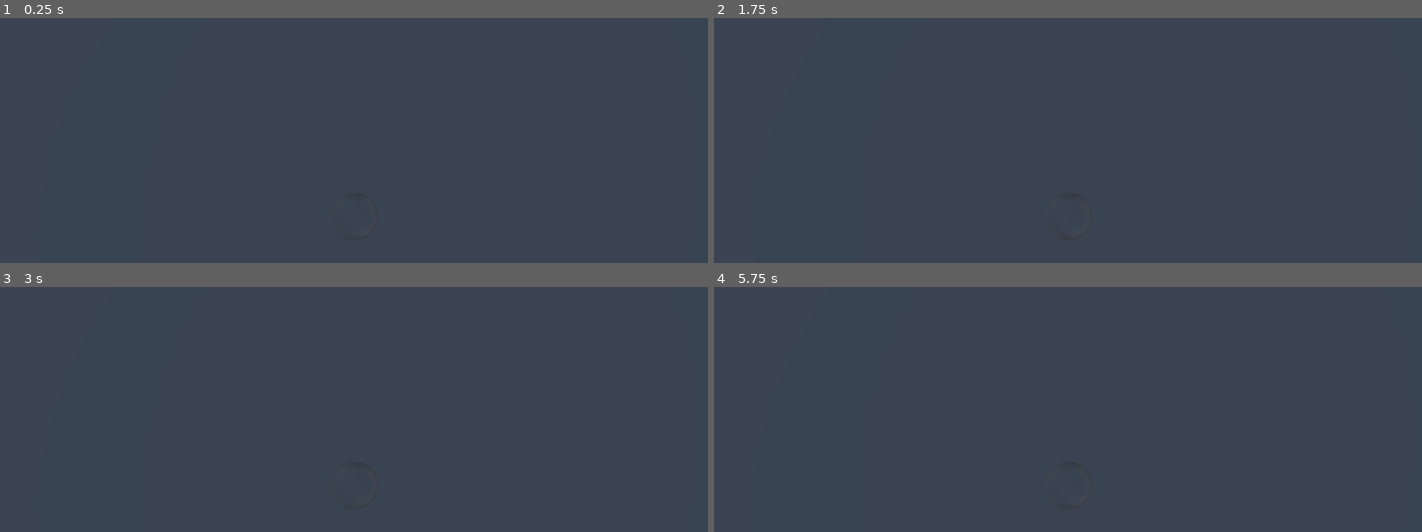
Above: before the commit, frames 1-4 (two rows, left to right).
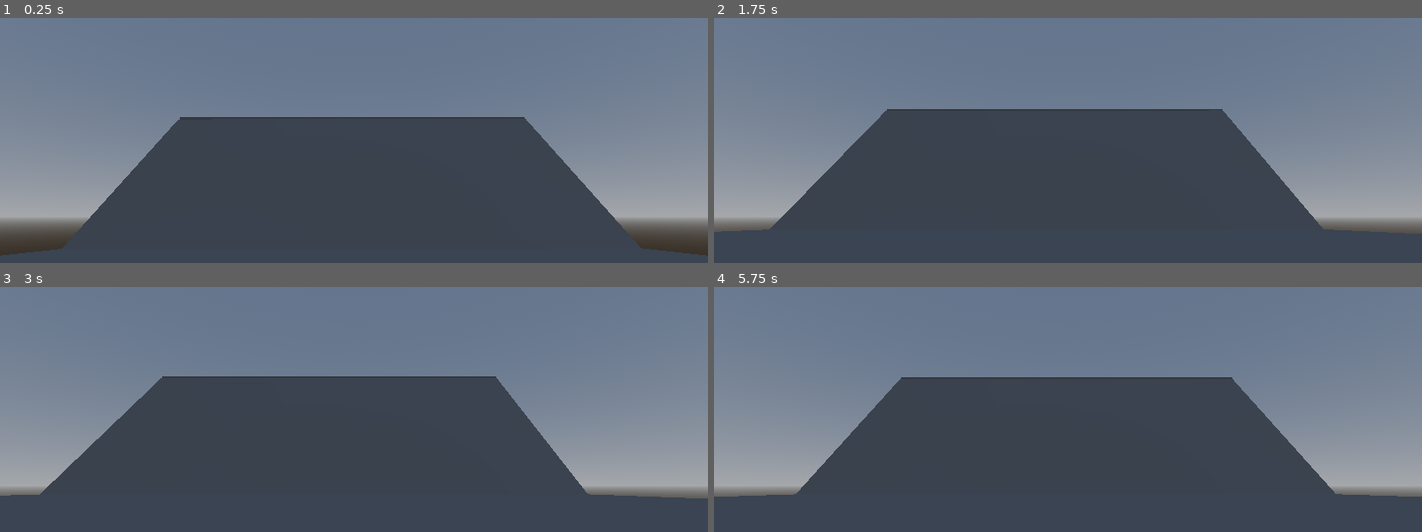
Above: after the commit, the same moments.

Repository: dima101130/Nuke-Floppa
Game: Godot game, scene res://world.tscn
Two runs of this game, one before a commit and one after it. Both use one fixed random seed, a clock stepped at 60 frames per second and the inputs below. The project has no main scene, so this scene is started directly.
Inputs:
- Up to frame 1 (0.25 s): no input
- Up to frame 2 (1.75 s): hold D (right) 0.53-1.28 s; tap Space (jump) at 0.77, 1.52 s; hold S (backward) from 1.28 s (still down)
- Up to frame 3 (3 s): release S (backward) at 2.03 s; hold D (right) 2.03-2.78 s; hold W (forward) from 2.78 s (still down)
- Up to frame 4 (5.75 s): tap Space (jump) at 3.02, 3.77, 4.52 s; release W (forward) at 3.53 s; hold A (left) 3.53-5.03 s; hold S (backward) from 5.03 s (still down)

The runs differ from the first frame. In frame 1, 59% of the frame differs, in the area x 0-100%, y 0-98%; in frame 2, 56%; in frame 3, 55%; in frame 4, 55%.

Commit message:
Update player.tscn

Diff:
--- a/player.tscn
+++ b/player.tscn
@@ -10,7 +10,7 @@
 script = ExtResource("1_f3obh")
 
 [node name="Camera3D" type="Camera3D" parent="."]
-transform = Transform3D(1, 0, 0, 0, -4.37114e-08, 1, 0, -1, -4.37114e-08, 0, 5.92847, 0)
+transform = Transform3D(1, 0, 0, 0, 1, 0, 0, 0, 1, 0, 0.745685, 0)
 
 [node name="CollisionShape3D" type="CollisionShape3D" parent="."]
 shape = SubResource("CapsuleShape3D_m6clg")
